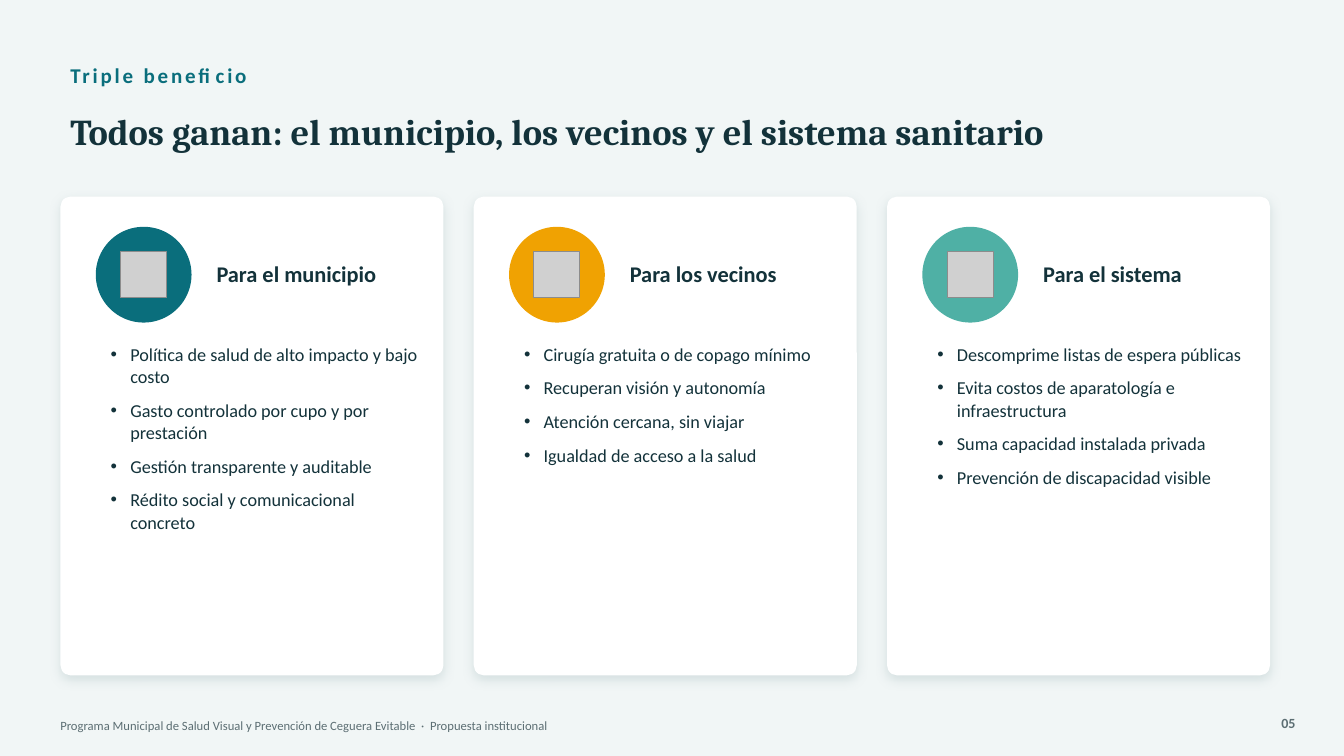
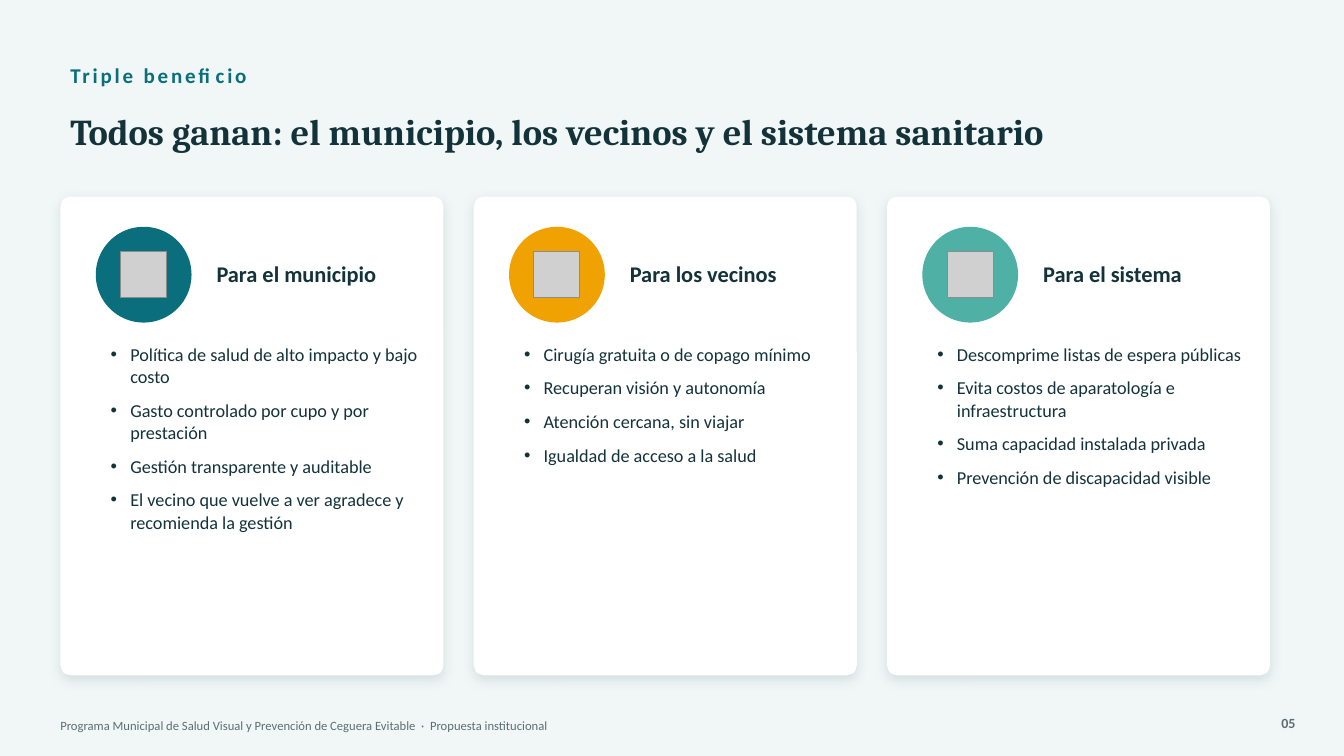
Before and after one commit to rvdistribuidor4-bit/mkt, a slide deck: slide 5 of convenios/ver-para-vivir/fuentes/Presentacion_Programa_Salud_Visual_Municipios.pptx. Drawn at 1344x756 pixels with LibreOffice and Linux fonts; fonts in the diff are those of the drawing; grey boxes stand for pictures. Boxes give left, top, right and bottom in pixels: in the first picture for what was removed or moved away, otherwise in the second. Text is boxed around its words. In the diff, an @@ line names an element or a change of style, - is before the commit and + after.

```diff
--- a/convenios/ver-para-vivir/fuentes/Presentacion_Programa_Salud_Visual_Municipios.pptx
+++ b/convenios/ver-para-vivir/fuentes/Presentacion_Programa_Salud_Visual_Municipios.pptx
@@ text at (x1=130, y1=493, x2=403, y2=532): text changed @@
-• Rédito social y comunicacional concreto
+• El vecino que vuelve a ver agradece y recomienda la gestión
```
Also in this commit, not shown: 1 other slide changed, 6 other files.
